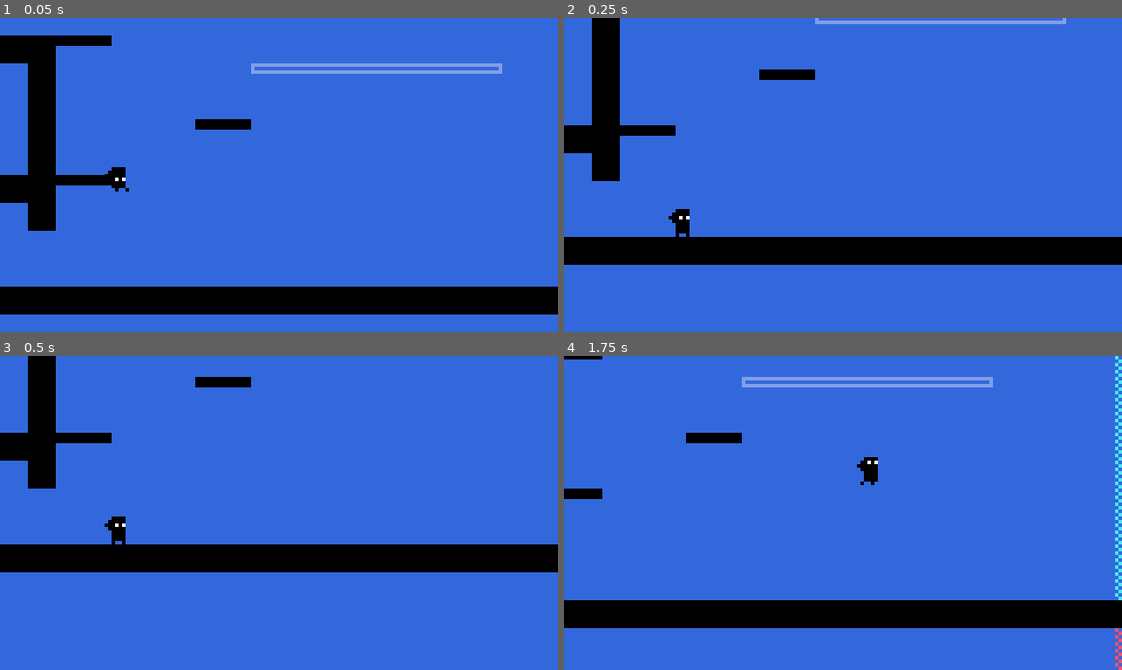
Above: before the commit, frames 1-4 (two rows, left to right).
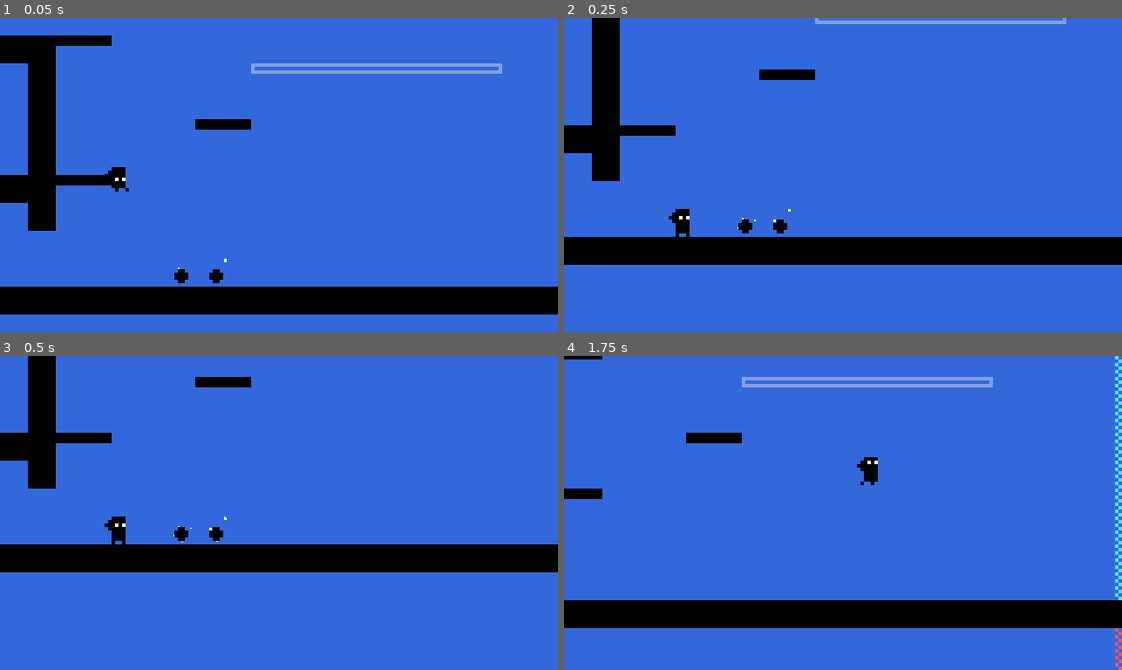
Above: after the commit, the same moments.

Repository: justindeogrades/godotminivania
Game: Godot game, scene res://BlueLevel.tscn
Two runs of this game, one before a commit and one after it. Both use one fixed random seed, a clock stepped at 60 frames per second and the inputs below. This scene is started directly instead of the project's main scene.
Inputs (mouse positions are in pixels of both pictures, inside the frame that each line leads up to):
- Up to frame 1 (0.05 s): no input
- Up to frame 2 (0.25 s): no input
- Up to frame 3 (0.5 s): no input
- Up to frame 4 (1.75 s): tap Enter (ui_accept) at 0.5 s; move the mouse to (965, 497) at 0.52 s; hold D (right) 0.53-1.28 s; tap Shift (dash) at 0.6, 1.35 s; click (965, 497) at 0.67 s; tap Space (jump) at 0.77, 1.52 s; move the mouse to (731, 528) at 1.27 s; hold S (down) from 1.28 s (still down)

The runs differ from the first frame. In frame 1, 0.2% of the frame differs, in the area x 31-41%, y 76-85%; in frame 2, 0.2%; in frame 3, 0.2%, in the area x 31-41%, y 51-60%; in frame 4, nothing differs.

Commit message:
Player can now pick up orbs

Diff:
--- a/BlueLevel.tscn
+++ b/BlueLevel.tscn
@@ -6,6 +6,7 @@
 [ext_resource type="TileSet" uid="uid://5ty0ghq1d5ik" path="res://Tilesets/terrain.tres" id="3_kl454"]
 [ext_resource type="TileSet" uid="uid://b2hd3pg5ga6bb" path="res://Tilesets/ghost.tres" id="5_0yati"]
 [ext_resource type="Script" path="res://SceneWarp.gd" id="5_d64u7"]
+[ext_resource type="PackedScene" uid="uid://tcdirb8h1q6w" path="res://orb.tscn" id="7_g317d"]
 
 [sub_resource type="RectangleShape2D" id="RectangleShape2D_pd3pp"]
 size = Vector2(188, 143)
@@ -67,5 +68,12 @@
 position = Vector2(-53, -52)
 shape = SubResource("RectangleShape2D_sfpkf")
 
+[node name="Orb" parent="." instance=ExtResource("7_g317d")]
+position = Vector2(20, 29)
+
+[node name="Orb2" parent="." instance=ExtResource("7_g317d")]
+position = Vector2(30, 29)
+orb_id = 1
+
 [connection signal="body_entered" from="SceneWarp" to="SceneWarp" method="_on_body_entered"]
 [connection signal="body_entered" from="SceneWarp2" to="SceneWarp2" method="_on_body_entered"]
--- a/Characters/Player.gd
+++ b/Characters/Player.gd
@@ -6,7 +6,7 @@
 @export var dash_velocity = 200
 @export var max_dash_frames = 20;
 @export var max_ghost_frames = 180;
-@export var max_powerup_frames = 30;
+@export var max_powerup_frames = 300;
 @export var max_ghost_cooldown_frames = 90;
 @export var death_frames_to_respawn = 120;
 @export var floor_pos_update_frames_interval = 10;
--- a/LevelTransition.gd
+++ b/LevelTransition.gd
@@ -17,6 +17,7 @@
 	pass
 
 func begin_scene_transition(_scene_transitioning_to):
+	print_debug("Scene transition initiated")
 	scene_transitioning_to = _scene_transitioning_to;
 	fade_to_black();
 
--- /dev/null
+++ b/Orb.gd
@@ -0,0 +1,19 @@
+extends Area2D
+
+@export var orb_id : int;
+# Called when the node enters the scene tree for the first time.
+func _ready():
+	if not Global.orbs_to_spawn_id[orb_id]:
+		queue_free();
+
+
+# Called every frame. 'delta' is the elapsed time since the previous frame.
+func _process(delta):
+	pass
+
+
+func _on_area_entered(area):
+	if area.is_in_group("RoomDetector"):
+		Global.orbs_collected += 1;
+		queue_free();
+		Global.orbs_to_spawn_id[orb_id] = false;
--- a/RedLevel.tscn
+++ b/RedLevel.tscn
@@ -37,7 +37,7 @@
 tile_set = ExtResource("3_ste4q")
 format = 2
 layer_0/name = "Collide"
-layer_0/tile_data = PackedInt32Array(262151, 131072, 1, 2621 …(3595 unchanged characters)… 6, 0, 262194, 65536, 0, 262195, 65536, 0)
+layer_0/tile_data = PackedInt32Array(262151, 131072, 1, 2621 …(3595 unchanged characters)… 6, 0, 262194, 65536, 0, 262195, 65536, 0, -65487, 65536, 0, -65486, 65536, 0, -131022, 65536, 0, -196558, 65536, 0, -262094, 65536, 0, -327630, 65536, 0, -327631, 65536, 0, -327632, 65536, 0, -327633, 65536, 0, -327634, 65536, 0)
 
 [node name="Ghost Tiles" type="TileMap" parent="."]
 modulate = Color(1, 1, 1, 0.384314)
--- a/global.gd
+++ b/global.gd
@@ -12,6 +12,7 @@
 var main_menu_created = false;
 var ability_unlocked = [false, false, false];
 var orbs_collected = 6;
+var orbs_to_spawn_id = [true, true, true, true, true, true, true, true]
 
 # Called when the node enters the scene tree for the first time.
 func _ready():
--- a/lock.tscn
+++ b/lock.tscn
@@ -1,7 +1,7 @@
 [gd_scene load_steps=7 format=3 uid="uid://bkjt8frwh31b2"]
 
 [ext_resource type="Texture2D" uid="uid://hc71682rqs1y" path="res://Sprites/lock sheet.png" id="1_he7dp"]
-[ext_resource type="Script" path="res://Sprite2D.gd" id="2_6cajs"]
+[ext_resource type="Script" path="res://Lock.gd" id="2_8fj0n"]
 
 [sub_resource type="AtlasTexture" id="AtlasTexture_tev4q"]
 atlas = ExtResource("1_he7dp")
@@ -39,7 +39,7 @@
 sprite_frames = SubResource("SpriteFrames_apjd8")
 frame_progress = 0.251503
 speed_scale = 0.0
-script = ExtResource("2_6cajs")
+script = ExtResource("2_8fj0n")
 
 [node name="GPUParticles2D" type="GPUParticles2D" parent="."]
 emitting = false
--- /dev/null
+++ b/orb.tscn
@@ -0,0 +1,37 @@
+[gd_scene load_steps=6 format=3 uid="uid://tcdirb8h1q6w"]
+
+[ext_resource type="Script" path="res://Orb.gd" id="1_23otj"]
+[ext_resource type="Texture2D" uid="uid://chs5v8ro6m35f" path="res://Sprites/orb.png" id="2_256h2"]
+
+[sub_resource type="RectangleShape2D" id="RectangleShape2D_bqvik"]
+size = Vector2(4, 4)
+
+[sub_resource type="CanvasItemMaterial" id="CanvasItemMaterial_j155g"]
+
+[sub_resource type="ParticleProcessMaterial" id="ParticleProcessMaterial_j8dg1"]
+emission_shape = 1
+emission_sphere_radius = 8.0
+particle_flag_disable_z = true
+direction = Vector3(0, 0, 0)
+spread = 180.0
+gravity = Vector3(0, 0, 0)
+orbit_velocity_min = 0.0
+orbit_velocity_max = 0.0
+scale_min = 0.1
+
+[node name="Orb" type="Area2D"]
+script = ExtResource("1_23otj")
+
+[node name="CollisionShape2D" type="CollisionShape2D" parent="."]
+shape = SubResource("RectangleShape2D_bqvik")
+
+[node name="GPUParticles2D" type="GPUParticles2D" parent="."]
+material = SubResource("CanvasItemMaterial_j155g")
+process_material = SubResource("ParticleProcessMaterial_j8dg1")
+lifetime = 0.5
+
+[node name="Sprite2D" type="Sprite2D" parent="."]
+position = Vector2(12, 12)
+texture = ExtResource("2_256h2")
+
+[connection signal="area_entered" from="." to="." method="_on_area_entered"]
--- a/portal.tscn
+++ b/portal.tscn
@@ -1,6 +1,6 @@
 [gd_scene load_steps=7 format=3 uid="uid://b31e22mx2asir"]
 
-[ext_resource type="Script" path="res://Node2D.gd" id="1_s2yfa"]
+[ext_resource type="Script" path="res://Portal.gd" id="1_qh33u"]
 [ext_resource type="Texture2D" uid="uid://bovtfxyd3ylos" path="res://Sprites/portal ring.png" id="2_2ak0s"]
 [ext_resource type="Texture2D" uid="uid://b0xsbeum5iv38" path="res://Sprites/portal path.png" id="3_d2qm7"]
 [ext_resource type="FontFile" uid="uid://bjtqxsp1mkeqg" path="res://Fonts/disposabledroid-bb.regular.ttf" id="4_asq5y"]
@@ -13,7 +13,7 @@
 font_size = 8
 
 [node name="Portal" type="Node2D"]
-script = ExtResource("1_s2yfa")
+script = ExtResource("1_qh33u")
 
 [node name="Ring" type="Sprite2D" parent="."]
 texture = ExtResource("2_2ak0s")
Not shown: 1 places in BlueLevel.tscn that only renumber resources
Renamed: Sprite2D.gd -> Lock.gd
Renamed: Node2D.gd -> Portal.gd
Binary file added: Sprites/orb.png
Not shown, added: Sprites/orb.png.import
